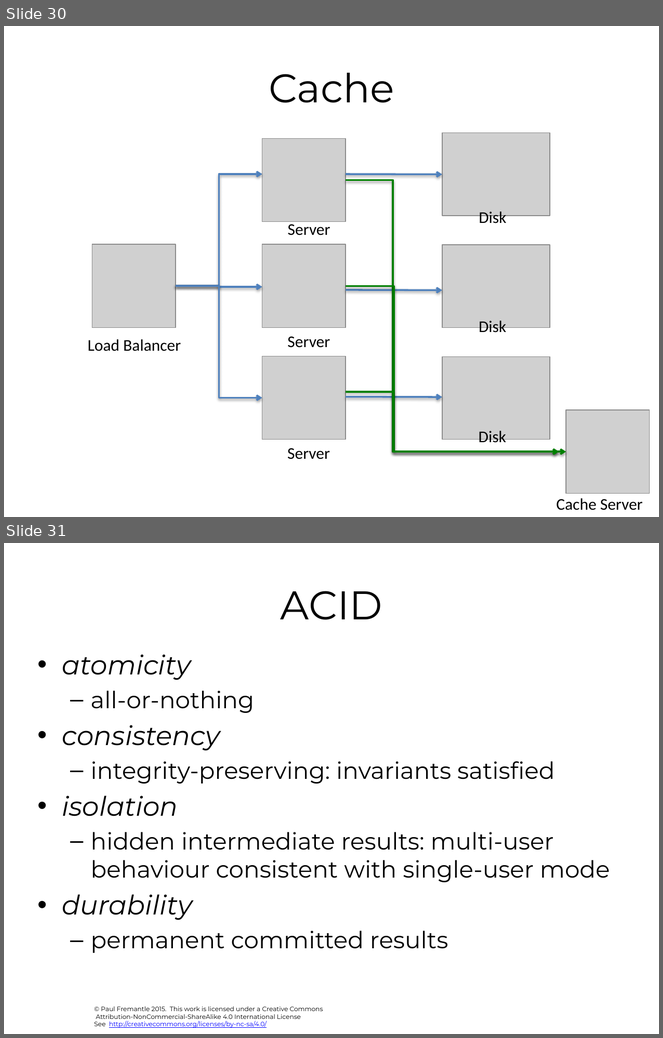
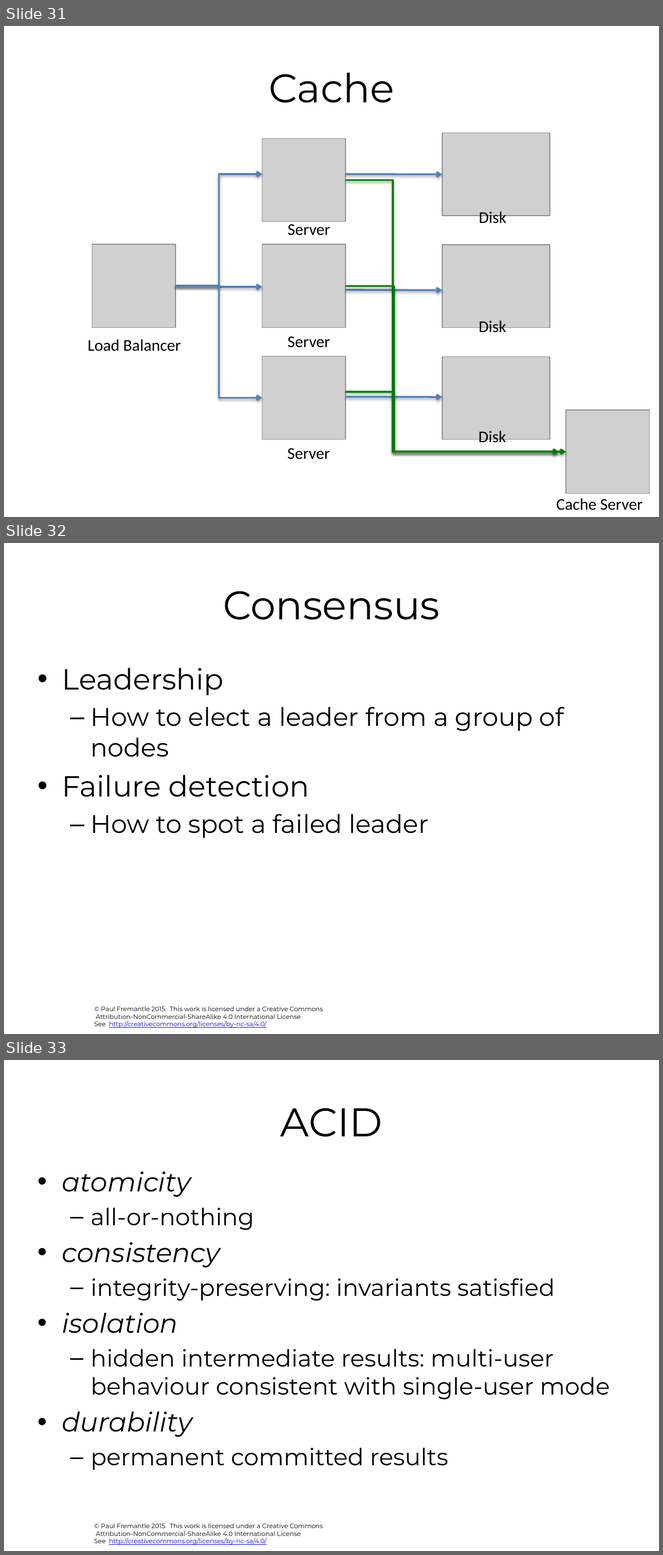
Before and after one commit to pzfreo/ox-clo, a slide deck: pres-source/03-cloud-computing-background.pptx. Shown one above the other, each under a label of ours: slides 30 and 31 before the commit, slides 31, 32 and 33 after it. The pictures are 663x1038 and 663x1555 pixels, drawn with LibreOffice and Linux fonts; fonts in the diff are those of the drawing; grey boxes stand for pictures; background and template pictures are left out. Boxes give left, top, right and bottom in pixels: in the first picture for what was removed or moved away, otherwise in the second. Text is boxed around its words. In the diff, an @@ line names an element or a change of style, - is before the commit and + after.

```diff
--- a/pres-source/03-cloud-computing-background.pptx
+++ b/pres-source/03-cloud-computing-background.pptx
@@ slide 32 added at box(4, 543, 659, 1034), background #FFFFFF; not listed: 1 template element that a slide beside it also shows @@
@@ title added at box(223, 591, 440, 620), 44 pt, text #000000 @@
+Consensus
@@ text added at box(62, 668, 564, 838), 28 pt, text #000000 @@
+• Leadership
+  – How to elect a leader from a group of nodes
+• Failure detection
+  – How to spot a failed leader
@@ what was slide 30 is now slide 31 @@
@@ what was slide 31 is now slide 33 @@
```
Also in this commit, not shown: 2 slides changed, 4 other slides added, 4 other files.
